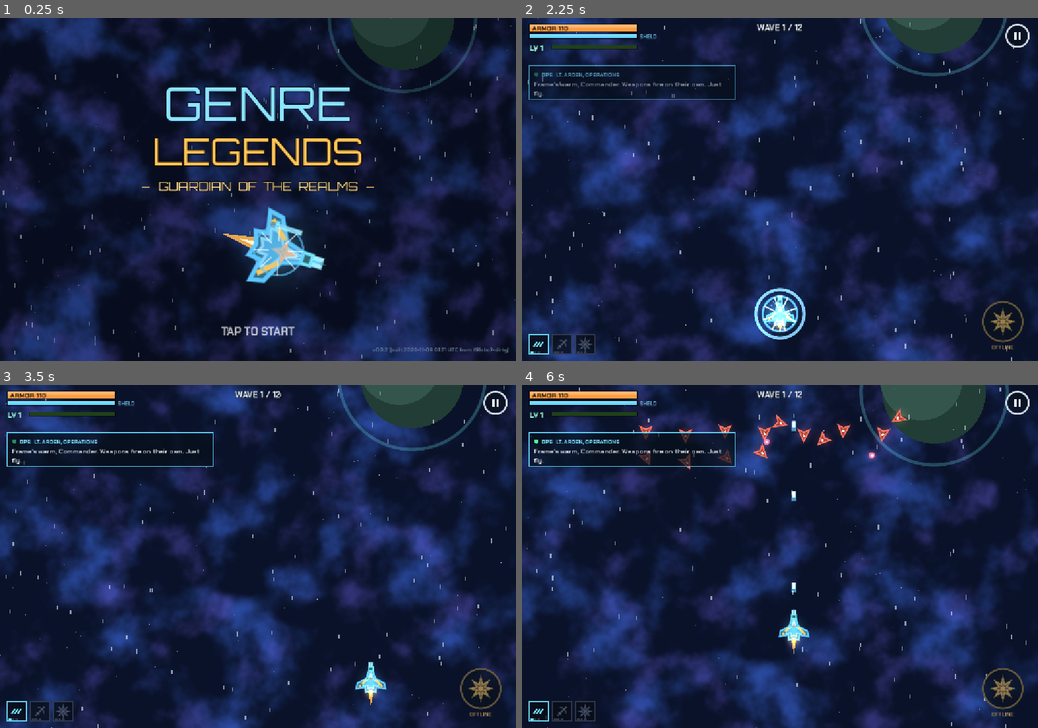
Above: before the commit, frames 1-4 (two rows, left to right).
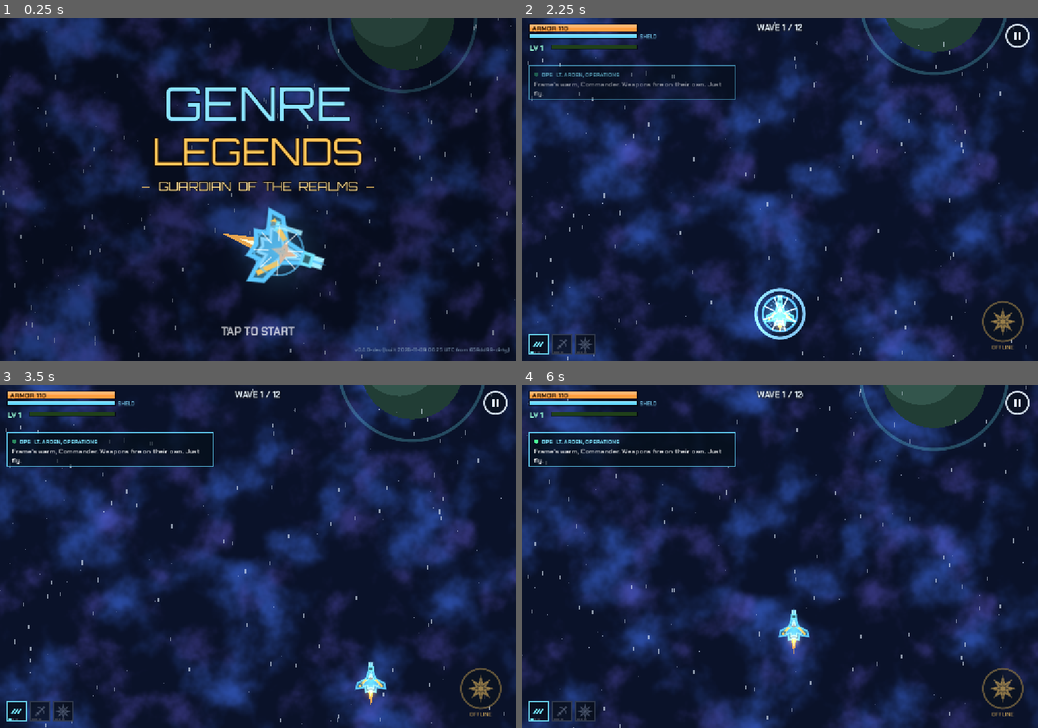
Above: after the commit, the same moments.

Repository: heromedel/Genre-Legends
Game: Godot game, scene res://scenes/main.tscn
The game is run twice, just before and just after one commit, with the same random seed, the same clock (stepped at 60 frames per second) and the same inputs.
Inputs (mouse positions are in pixels of both pictures, inside the frame that each line leads up to):
- Up to frame 1 (0.25 s): no input
- Up to frame 2 (2.25 s): tap Enter at 0.5 s; drag from (780, 189) to (831, 114) at 0.52 s; drag from (676, 206) to (754, 258) at 1.27 s; click "LAUNCH" at 2 s
- Up to frame 3 (3.5 s): move the mouse to (309, 481) at 2.77 s; hold D (move_right) from 2.78 s (still down); tap Shift at 2.85 s; tap Space (special) at 3.05 s
- Up to frame 4 (6 s): release D (move_right) at 3.5 s; drag from (754, 625) to (625, 505) at 3.52 s; move the mouse to (934, 607) at 4.27 s; hold A (move_left) 4.28-5 s; tap Space (special) at 4.35 s; drag from (625, 505) to (702, 470) at 5.02 s; move the mouse to (805, 556) at 5.77 s; hold S (move_down) from 5.78 s (still down); tap Shift at 5.85 s; click (805, 556) at 5.92 s

The runs differ from the first frame. In frame 1, 0.2% of the frame differs, in the area x 68-99%, y 96-98%; in frame 2, 8.7%; in frame 3, 40%; in frame 4, 49%, in the area x 0-100%, y 0-100%.

Commit message:
0.4 WIP: chained missions, radio hold, bot pathing, text fixes
- Chained missions (GDD 6G): about a third of eligible Planet Exploration
  planets crack open a fissure when the last nest falls; dive in and the
  frame becomes a ship for a short Corridor Run and its boss. Some dungeons'
  boss doors break out to the surface for a short planet run and its boss.
  Shown on the planet card; Lt. Arden mentions it
- Mirrored elites' mirrors crack after 15 straight shots (no softlocks)
- A mission that opens with a radio line holds the enemies back 2.5 s
- Nova Bomb mounts on the mech's back, not its face; new Nova Bomb text
- Lucky Salvage: 'Crates have improved odds: always at least 2 upgrades.'
- Bot: dungeon detours replaced by A* routing, plus a stuck check

Co-Authored-By: Claude Opus 5.5 <noreply@anthropic.com>
Claude-Session: https://claude.ai/code/session_01TQ4qhv27AYaLAtPddeVQN1

Diff:
--- a/scripts/core/build_info.gd
+++ b/scripts/core/build_info.gd
@@ -1,9 +1,9 @@
 class_name BuildInfo
 ## Written by tools/export_web.sh on every export. Do not edit by hand.
 
-const VERSION := "0.3.2"
-const BUILT := "2026-11-09 01:21 UTC"
-const COMMIT := "f91cbc7-dirty"
+const VERSION := "0.4.0-dev"
+const BUILT := "2026-11-09 06:25 UTC"
+const COMMIT := "659dd99-dirty"
 
 
 static func label() -> String:
--- a/scripts/data/guide_data.gd
+++ b/scripts/data/guide_data.gd
@@ -17,7 +17,7 @@
 	["Salvage Crates", "Three reels add up to how many upgrades you get, from 1 to 6. Most crates give 1 to 3; a 6 is a true jackpot. Lucky Salvage improves the odds."],
 	["Blueprints and Mk", "Missions pay blueprints, even when you lose. About 3 unlock a tech; more raise its Mk, which lets it level higher in missions and hit harder."],
 	["Risky cards", "Big power with a real cost, like losing your shield. Taking one is a bet on how you play."],
-	["Elites", "Some enemies arrive as elites with a twist. Shi …(70 unchanged characters)…  mirrored ones throw straight shots back, so hit them with homing shots, blades, blasts or meteors. Elites are worth more and sometimes carry blueprints."],
+	["Elites", "Some enemies arrive as elites with a twist. Shi …(70 unchanged characters)…  mirrored ones throw straight shots back until their mirror cracks, so homing shots, blades, blasts and meteors get through faster. Elites are worth more and sometimes carry blueprints."],
 	["Route events", "Things happen on the way to a planet: derelicts, distress calls, traders, ambushes, Mawjig beacons. Each is a choice, and some choices change the mission you're flying into."],
 ]
 
--- a/scripts/data/radio.gd
+++ b/scripts/data/radio.gd
@@ -15,6 +15,11 @@
 			return "That hull is mirrored. Shoot it head-on and it shoots you back."
 	if node.get("hazard", false):
 		return "Hazard route. Bring your best build, Commander."
+	match node.get("chain", ""):
+		"corridor":
+			return "Scans show tunnels under that hive. When the ground opens, dive in."
+		"planet":
+			return "That dungeon has a shaft to the surface. Find the key and break out."
 	if node.get("is_gate", false):
 		return "Break the gate and the next region opens up."
 	if missions_flown == 0:
--- a/scripts/data/tech_data.gd
+++ b/scripts/data/tech_data.gd
@@ -163,7 +163,7 @@
 	# ---- Specials: fired with the special button, on a cooldown.
 	"nova_bomb": {
 		"name": "Nova Bomb", "slot": "special", "element": "explosive",
-		"text": "The panic button. Wipes every bullet on screen and blasts everything near you.",
+		"text": "Your reactor erupts in a white-hot nova that erases every bullet on screen and blasts everything around you.",
 		"levels": ["Nova", "Faster recharge", "Fork", "Bigger nova", "Star-killer"],
 		"blueprint_from": ["star_cluster", "dungeon"],
 		"forks": {
--- a/scripts/data/upgrade_data.gd
+++ b/scripts/data/upgrade_data.gd
@@ -33,7 +33,7 @@
 	},
 	"lucky_salvage": {
 		"name": "Lucky Salvage", "limit": 1, "icon": "crate", "element": "",
-		"text": "Salvage Crates always give at least 2 upgrades, and more on average.",
+		"text": "Crates have improved odds: always at least 2 upgrades.",
 	},
 }
 
--- a/scripts/main.gd
+++ b/scripts/main.gd
@@ -39,6 +39,7 @@
 	var node := _test_node(node_id.trim_prefix("test:")) if node_id.begins_with("test:") else star_map.get_node(node_id).duplicate(true)
 	node["event"] = event
 	node["threat"] = Save.setting("threat")
+	node["radio"] = Radio.mission_start_line(node, int(Save.data["stats"]["missions"]))
 	node["arrivals"] = Save.data["enemies_unlocked"].duplicate()
 	var first_clear := not Save.is_cleared(node_id)
 	var mission_seed := randi()
--- a/scripts/map/star_map.gd
+++ b/scripts/map/star_map.gd
@@ -175,11 +175,31 @@
 		"planet_look": rng.randi(),
 		"lesson": "",
 		"lesson_tech": "",
-		"boss": BossRoster.pick(mission_type, "boss", node_id, seed_value),
+		"chain": _chain_for(mission_type, node_id, region, local_column, is_gate),
+		"boss": BossRoster.pick(_final_type(mission_type, node_id, region, local_column, is_gate), "boss", node_id, seed_value),
 		"miniboss": BossRoster.pick(mission_type, "miniboss", node_id, seed_value),
 		"hazard": false,
 		"reward_scale": 1.0,
 	}
+
+
+## Chained missions (GDD 6G): some planets dive into a Corridor Run partway, some dungeons break out
+## onto the surface. Picked from the planet's id and the map seed so the map itself never shifts.
+const CHAINS := {"planet": "corridor", "dungeon": "planet"}
+const CHAIN_CHANCE := 0.35
+
+
+func _chain_for(mission_type: String, node_id: String, region: int, local_column: int, is_gate: bool) -> String:
+	if not CHAINS.has(mission_type) or is_gate or (region == 0 and local_column < 2):
+		return ""
+	var roll := float(absi(hash("%s|chain|%d" % [node_id, seed_value])) % 1000) / 1000.0
+	return CHAINS[mission_type] if roll < CHAIN_CHANCE else ""
+
+
+## The mission type the planet ends in (its boss comes from there).
+func _final_type(mission_type: String, node_id: String, region: int, local_column: int, is_gate: bool) -> String:
+	var chain := _chain_for(mission_type, node_id, region, local_column, is_gate)
+	return chain if chain != "" else mission_type
 
 
 func _apply_lesson(node: Dictionary, key: String) -> void:
@@ -189,7 +209,8 @@
 	node["lesson"] = lesson["lesson"]
 	node["lesson_tech"] = lesson["tech"]
 	node["need"] = lesson["need"]
-	node["boss"] = lesson.get("boss", "")
+	node["boss"] = lesson.get("boss", node["boss"])
+	node["chain"] = ""
 	node["modifier"] = ""
 
 
--- a/scripts/sim/mission.gd
+++ b/scripts/sim/mission.gd
@@ -9,6 +9,8 @@
 
 const DT := World.DT
 const INTRO_SECONDS := 1.5
+## A mission that opens with a radio line holds the enemies back this much longer, so it can be read.
+const RADIO_HOLD_SECONDS := 2.5
 const END_SECONDS := 2.8
 
 var node: Dictionary
@@ -56,7 +58,11 @@
 	lesson_hazards = LessonHazards.new(world, node.get("lesson", ""))
 	world.on_collect = _on_collect
 	world.on_player_hurt = _on_player_hurt
-	start_stage(StageFactory.make(node["type"], self))
+	var opening := StageFactory.make(node["type"], self)
+	opening.chain_to = node.get("chain", "")
+	start_stage(opening)
+	if node.get("radio", "") != "":
+		state_timer += RADIO_HOLD_SECONDS
 	_apply_route_event(node.get("event", {}))
 
 
@@ -153,6 +159,9 @@
 			world.time += DT
 			player.move(input, DT, 1.0)
 			_keep_player_in_bounds()
+			# While the radio line is up, the enemies hold off so it can be read (GDD 9E).
+			if state_timer > INTRO_SECONDS:
+				return
 			stage.step(DT)
 			if state_timer <= 0.0:
 				state = "play"
--- a/scripts/sim/stages/corridor_stage.gd
+++ b/scripts/sim/stages/corridor_stage.gd
@@ -16,6 +16,7 @@
 var scrape_timer := 0.0
 var corridor_seed := 0.0
 var fortress_skipped := false
+var length := LENGTH                 # shorter when a mission dives into this corridor from another stage
 
 
 func stage_name() -> String:
@@ -29,22 +30,26 @@
 	world.shot_bounds = FIELD.grow(120)
 	mission.player.pos = Vector2(FIELD.get_center().x, FIELD.end.y - 110)
 	corridor_seed = world.rng.randf() * 100.0
+	# Dived into from another stage: a shorter run straight to the boss (the other stage had the mini-boss).
+	if short_stage:
+		length = LENGTH * 0.45
+		fortress_skipped = true
 	_rebuild_walls()
 
 
 ## Half-width of the open corridor at a given corridor distance. Narrows as the run goes on;
 ## opens wide for the boss.
 func half_width_at(corridor_y: float) -> float:
-	if corridor_y > LENGTH + 300.0:
+	if corridor_y > length + 300.0:
 		return 560.0
-	var progress := clampf(corridor_y / LENGTH, 0.0, 1.0)
+	var progress := clampf(corridor_y / length, 0.0, 1.0)
 	var base := lerpf(420.0, 300.0, progress)
 	var wave := sin(corridor_y * 0.0021 + corridor_seed) * 70.0 + sin(corridor_y * 0.0053 + corridor_seed * 2.0) * 35.0
 	return clampf(base + wave, 190.0, 560.0)
 
 
 func center_at(corridor_y: float) -> float:
-	if corridor_y > LENGTH + 300.0:
+	if corridor_y > length + 300.0:
 		return FIELD.get_center().x
 	return FIELD.get_center().x + sin(corridor_y * 0.0013 + corridor_seed * 3.0) * 110.0
 
@@ -109,10 +114,10 @@
 		start_miniboss(fortress)
 	if miniboss_active():
 		return
-	if distance >= next_event and distance < LENGTH:
+	if distance >= next_event and distance < length:
 		_spawn_event()
 		next_event += world.rng.randf_range(260.0, 420.0) / world.spawn_scale
-	if distance >= LENGTH + 500.0 and not boss_started:
+	if distance >= length + 500.0 and not boss_started:
 		start_boss(BossRoster.make(BossRoster.for_node(mission.node, "boss"), world))
 
 
@@ -177,7 +182,7 @@
 
 
 func debug_skip_to_boss() -> void:
-	distance = LENGTH + 480.0
+	distance = length + 480.0
 	fortress_skipped = true
 	for enemy: Enemy in world.enemies:
 		enemy.dead = true
@@ -188,7 +193,7 @@
 
 
 func stage_progress() -> float:
-	return distance / LENGTH
+	return distance / length
 
 
 func is_cleared() -> bool:
@@ -200,4 +205,4 @@
 		return "Destroy the %s" % boss.boss_name
 	if miniboss_active():
 		return "Break the %s" % miniboss.boss_name
-	return "Corridor %d%%" % int(clampf(distance / LENGTH, 0.0, 1.0) * 100.0)
+	return "Corridor %d%%" % int(clampf(distance / length, 0.0, 1.0) * 100.0)
--- a/scripts/sim/stages/dungeon_stage.gd
+++ b/scripts/sim/stages/dungeon_stage.gd
@@ -14,6 +14,7 @@
 var previous := Vector2i.ZERO
 var start_room := Vector2i.ZERO
 var boss_room := Vector2i.ZERO
+var breached := false            # chained missions: the boss door led up to the surface
 var key_room := Vector2i.ZERO
 var secret_room := Vector2i(999, 999)
 var secret_from := Vector2i.ZERO
@@ -319,6 +320,12 @@
 
 
 func _start_boss_room() -> void:
+	# Chained (GDD 6G): the boss door opens on a shaft to the surface, and the fight continues up there.
+	if has_next_stage():
+		breached = true
+		world.emit("banner", {"text": "BREAKING OUT TO THE SURFACE", "style": "gold"})
+		mission.note("Broke out to the surface")
+		return
 	rooms[current]["state"] = "active"
 	doors_closed = true
 	world.emit("doors", {"closed": true})
@@ -418,7 +425,7 @@
 
 
 func is_cleared() -> bool:
-	return boss != null and boss.finished
+	return breached or (boss != null and boss.finished)
 
 
 func objective_text() -> String:
--- a/scripts/sim/stages/planet_stage.gd
+++ b/scripts/sim/stages/planet_stage.gd
@@ -12,6 +12,9 @@
 var roam_timer := 1.5
 var objective_ids: Array = []
 var roster: Dictionary
+var fissure_open := false        # chained missions: the way down into the next stage
+var fissure_pos := Vector2.ZERO
+var dived := false
 
 
 func stage_name() -> String:
@@ -39,7 +42,8 @@
 
 
 func _place_camps(start: Vector2) -> void:
-	var camp_count := 4
+	# A breakout from below lands on a shorter surface run: two nests, then the boss.
+	var camp_count := 2 if short_stage else 4
 	for i in camp_count:
 		var angle := -PI * 0.5 + (i - 1.5) * 1.05 + world.rng.randf_range(-0.2, 0.2)
 		var at := WORLD_SIZE * 0.5 + Vector2.from_angle(angle) * world.rng.randf_range(1050.0, 1350.0)
@@ -98,8 +102,20 @@
 	if roam_timer <= 0.0 and boss == null:
 		roam_timer = world.rng.randf_range(4.0, 6.5) / world.spawn_scale
 		_spawn_roaming_pack()
-	if miniboss == null and objectives_left() <= 2:
+	if miniboss == null and objectives_left() <= 2 and not short_stage:
 		start_miniboss(BossRoster.make(BossRoster.for_node(mission.node, "miniboss"), world))
+	# Chained: the last nest cracks the ground open, and the way on is down (GDD 6G).
+	if has_next_stage() and objectives_left() == 0 and not miniboss_active():
+		if not fissure_open:
+			fissure_open = true
+			fissure_pos = (mission.player.pos + Vector2(0, -320)).clamp(Vector2(300, 300), WORLD_SIZE - Vector2(300, 300))
+			world.emit("banner", {"text": "A FISSURE HAS OPENED", "style": "gold"})
+			world.emit("shake", {"amount": 14.0})
+			world.emit("burst_ground", {"pos": fissure_pos})
+			mission.note("Fissure opened")
+		elif mission.player.pos.distance_to(fissure_pos) < 70.0:
+			dived = true
+		return
 	if boss == null and objectives_left() == 0 and not miniboss_active():
 		mission.note("All hive nests destroyed")
 		start_boss(BossRoster.make(BossRoster.for_node(mission.node, "boss"), world))
@@ -158,7 +174,13 @@
 
 
 ## Where the HUD's arrows point: living nests, or the boss.
+func is_cleared() -> bool:
+	return dived or (boss != null and boss.finished)
+
+
 func objective_positions() -> Array:
+	if fissure_open:
+		return [fissure_pos]
 	if boss != null and not boss.defeated:
 		return [boss.origin]
 	if miniboss_active():
@@ -171,13 +193,11 @@
 	return positions
 
 
-func is_cleared() -> bool:
-	return boss != null and boss.finished
-
-
 func objective_text() -> String:
 	if boss != null:
 		return "Destroy the %s" % boss.boss_name
 	if miniboss_active():
-		return "Kill the %s" % miniboss.boss_name
+		return "Destroy the %s" % miniboss.boss_name
+	if fissure_open:
+		return "Dive into the fissure"
 	return "Hive nests: %d left" % objectives_left()
--- a/scripts/sim/stages/stage.gd
+++ b/scripts/sim/stages/stage.gd
@@ -34,12 +34,20 @@
 	return false
 
 
+## Chained missions (GDD 6G): a stage can hand the mission on to another mission type, with the frame
+## shifting form. chain_to names the next stage's type; a chained-into stage is a shorter "short" one.
+var chain_to := ""
+var short_stage := false
+
+
 func has_next_stage() -> bool:
-	return false
+	return chain_to != ""
 
 
 func next_stage() -> Stage:
-	return null
+	var next := StageFactory.make(chain_to, mission)
+	next.short_stage = true
+	return next
 
 
 ## Called after the frame moves, so stages can react (dungeon doors, corridor scrolling).
--- a/scripts/sim/world.gd
+++ b/scripts/sim/world.gd
@@ -9,6 +9,8 @@
 
 const DT := 1.0 / 60.0
 const PICKUP_RADIUS := 105.0
+## Straight shots a mirrored elite can turn away before its mirror cracks.
+const MIRROR_ELITE_HITS := 15
 ## Seconds before the boss's prize starts drifting toward you.
 const PRIZE_DRIFT_DELAY := 3.0
 ## How far a ricocheting shot looks for its next target.
@@ -553,6 +555,14 @@
 				if shot.homing > 0.0:
 					continue
 				shot.dead = true
+				# A mirrored elite's mirror cracks after enough hits, so no build is ever locked out by one.
+				if enemy.boss == null:
+					enemy.memory["mirror_hits"] = int(enemy.memory.get("mirror_hits", 0)) + 1
+					if enemy.memory["mirror_hits"] >= MIRROR_ELITE_HITS:
+						enemy.reflects = false
+						enemy.elite_mod = "cracked"
+						emit("shield_break", {"pos": enemy.pos})
+						emit("sound", {"name": "shatter"})
 				# A mirrored elite throws back at most one shot every 0.4 s; the rest just glance off.
 				var ready := enemy.boss != null or time - float(enemy.memory.get("last_reflect", -9.0)) > 0.4
 				if ready:
--- a/scripts/ui/hub.gd
+++ b/scripts/ui/hub.gd
@@ -310,6 +310,9 @@
 	type_row.add_child(type_text)
 	_info.add_child(type_row)
 	_info.add_child(UiKit.wrapped(node["need"], 16, Color(0.85, 0.9, 1.0)))
+	if node.get("chain", "") != "":
+		var next_type: Dictionary = MissionData.TYPES[node["chain"]]
+		_info.add_child(UiKit.wrapped("CHAINED: partway through, it becomes a %s (%s form)." % [next_type["name"], next_type["form"]], 15, Color(0.6, 1.0, 0.8)))
 	if node.get("hazard", false):
 		_info.add_child(UiKit.label("HAZARD ROUTE", 17, Color(1, 0.4, 0.4), "bold"))
 		_info.add_child(UiKit.wrapped("Much harder than its neighbours, and pays double blueprints. Optional.", 14, Color(1, 0.75, 0.7)))
--- a/scripts/view/background_art.gd
+++ b/scripts/view/background_art.gd
@@ -272,3 +272,16 @@
 		for corner in [Vector2(70, 70), Vector2(rect.size.x - 70, 70), Vector2(70, rect.size.y - 70), Vector2(rect.size.x - 70, rect.size.y - 70)]:
 			var flicker := 1.0 + sin(time * 13.0 + corner.x) * 0.1
 			Art.draw_glow(ci, rect.position + corner, 110.0 * flicker, Color(1, 0.6, 0.25, 0.35))
+
+
+## A chained planet's way down (GDD 6G): a glowing crack in the ground, pulling light into it.
+static func draw_fissure(ci: CanvasItem, at: Vector2, time: float) -> void:
+	var crack := PackedVector2Array([at + Vector2(-70, -6), at + Vector2(-30, -18), at + Vector2(-8, -8), at + Vector2(20, -22),
+		at + Vector2(64, -4), at + Vector2(30, 14), at + Vector2(0, 8), at + Vector2(-36, 20)])
+	Art.draw_glow(ci, at, 120.0, Color(1, 0.6, 0.25, 0.4 + 0.15 * sin(time * 4.0)))
+	ci.draw_colored_polygon(crack, Color(0.05, 0.02, 0.0))
+	ci.draw_polyline(crack + PackedVector2Array([crack[0]]), Color(1, 0.7, 0.3), 3.0, true)
+	for i in 6:
+		var a := time * 1.5 + TAU * i / 6.0
+		var r := 90.0 - fmod(time * 40.0 + i * 15.0, 80.0)
+		ci.draw_circle(at + Vector2.from_angle(a) * r, 2.5, Color(1, 0.85, 0.5, r / 90.0))
--- a/scripts/view/gear_art.gd
+++ b/scripts/view/gear_art.gd
@@ -17,7 +17,7 @@
 	[Vector2(-3, -20), 0.0],        # weapon: left shoulder
 	[Vector2(-3, 20), 0.0],         # weapon: right shoulder
 	[Vector2(-19, 0), PI],          # support: the backpack
-	[Vector2(3, 0), 0.0],           # special: the chest
+	[Vector2(-11, 0), 0.0],         # special: on the back, between cockpit and backpack (not over the face)
 ]
 ## Seconds a part takes to unfold when its tech comes online.
 const DEPLOY_SECONDS := 0.45
--- a/scripts/view/mission_view.gd
+++ b/scripts/view/mission_view.gd
@@ -88,7 +88,7 @@
 	camera_center = mission.player.pos
 	PlayLog.set_screen("mission:%s" % node["type"])
 	PlayLog.begin_mission(mission, mission.run.loadout, mission.run.tech_mk)
-	var line := Radio.mission_start_line(node, int(Save.data["stats"]["missions"]) - 1)
+	var line: String = node.get("radio", "")
 	if line != "":
 		hud.show_radio(line)
 	Sound.play_music(node["type"])
@@ -361,6 +361,8 @@
 		BossArt.draw(ci, mission.stage.miniboss, time)
 	_draw_halo_saws(ci)
 	_draw_support_companions(ci)
+	if mission.stage is PlanetStage and mission.stage.fissure_open:
+		BackgroundArt.draw_fissure(ci, mission.stage.fissure_pos, time)
 	for ally: Dictionary in world.allies:
 		BossArt.draw_hologram(ci, mission.run.frame_id, ally["pos"], mission.player.facing, time, false)
 	var player := mission.player
--- a/tests/bot_pilot.gd
+++ b/tests/bot_pilot.gd
@@ -9,6 +9,9 @@
 var rng := RandomNumberGenerator.new()
 var fork_preference := "a"
 var stuck_timer := 0.0
+var frozen_timer := 0.0          # seconds since the last stuck check
+var escape_timer := 0.0          # while > 0, head for the middle of the area to get unstuck
+var frozen_pos := Vector2.ZERO
 var last_pos := Vector2.ZERO
 var wander := Vector2.ZERO
 var grid := AStarGrid2D.new()
@@ -72,6 +75,18 @@
 		if stuck_timer > 0.6:
 			wander = Vector2.from_angle(rng.randf() * TAU)
 			stuck_timer = 0.0
+		# A last resort: if we haven't moved at all for 3 s, head for the middle of the room or area.
+		# Checked every 3 s: barely moved since the last check (standing or jittering in place) means stuck.
+		frozen_timer += World.DT
+		if frozen_timer >= 3.0:
+			frozen_timer = 0.0
+			if player.pos.distance_to(frozen_pos) < 40.0 and mission.state == "play":
+				escape_timer = 1.5
+			frozen_pos = player.pos
+		if escape_timer > 0.0:
+			escape_timer -= World.DT
+			var middle := (mission.stage as DungeonStage).room_rect((mission.stage as DungeonStage).current).get_center() if mission.stage is DungeonStage else world.bounds.get_center()
+			direction = (middle - player.pos).normalized()
 		if wander != Vector2.ZERO:
 			direction = (direction + wander * 1.5)
 			wander *= 0.97
@@ -197,12 +212,7 @@
 	var horizontal := direction == "e" or direction == "w"
 	var aligned := absf((player.pos.y - rect.get_center().y) if horizontal else (player.pos.x - rect.get_center().x)) < 40.0
 	var goal := door if aligned else lineup
-	# Something in the way (a block in the middle of the room)? Detour round the side first.
-	if not _clear_line(player.pos, goal):
-		var side := Vector2(DungeonStage.DIRECTIONS[direction]).orthogonal()
-		for detour in [player.pos + side * 260.0, player.pos - side * 260.0, rect.get_center() + side * 300.0, rect.get_center() - side * 300.0]:
-			if not mission.world.point_in_wall(detour) and _clear_line(player.pos, detour):
-				return detour
+	# Blocks in the way are routed round by the A* waypoints (_waypoint), so no hand-made detours here.
 	return goal
 
 
Not shown, changed: play/index.pck
